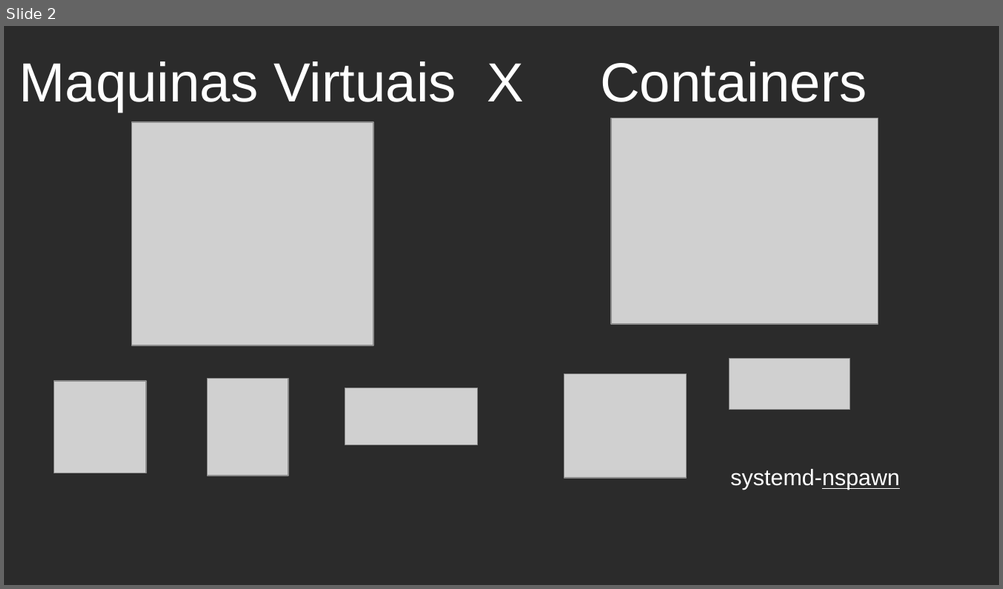
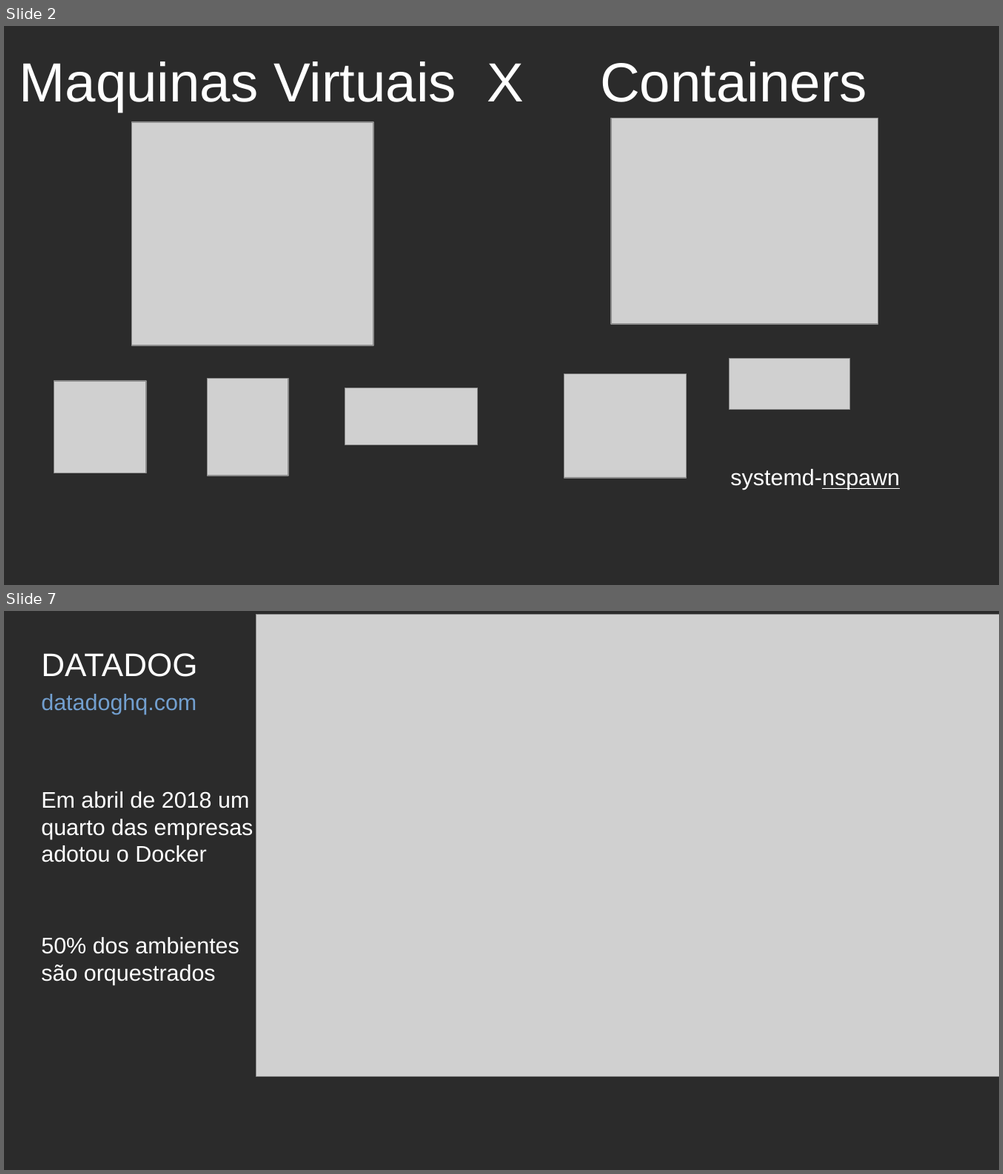
Before and after one commit to celsonery/kubernetes-docs, a slide deck: apresentacao_docker_kubernetes/apresentacao.odp. Shown one above the other, each under a label of ours: slide 2 before the commit, slides 2 and 7 after it; the slides between them are not shown. The pictures are 1003x589 and 1003x1174 pixels, drawn with LibreOffice and Linux fonts; fonts in the diff are those of the drawing; grey boxes stand for pictures; background and template pictures are left out; a plain dark background stands for a picture behind light text. Boxes give left, top, right and bottom in pixels: in the first picture for what was removed or moved away, otherwise in the second. Text is boxed around its words. In the diff, an @@ line names an element or a change of style, - is before the commit and + after.

```diff
--- a/apresentacao_docker_kubernetes/apresentacao.odp
+++ b/apresentacao_docker_kubernetes/apresentacao.odp
@@ slide 7 added at <box>4,611,999,1170</box>, background picture (left out) @@
@@ picture added at <box>256,615,999,1076</box> @@
@@ text added at <box>41,653,197,677</box>, 26 pt, text #FFFFFF @@
+DATADOG
@@ text added at <box>41,694,196,715</box>, 18 pt, text #729FCF @@
+datadoghq.com
@@ text added at <box>41,792,253,863</box>, 18 pt, text #FFFFFF @@
+Em abril de 2018 um quarto das empresas adotou o Docker
@@ text added at <box>41,937,239,985</box>, 18 pt, text #FFFFFF @@
+50% dos ambientes são orquestrados
```
Also in this commit, not shown: 3 slides changed, 5 other slides added, 3 slides removed, 6 other files.
